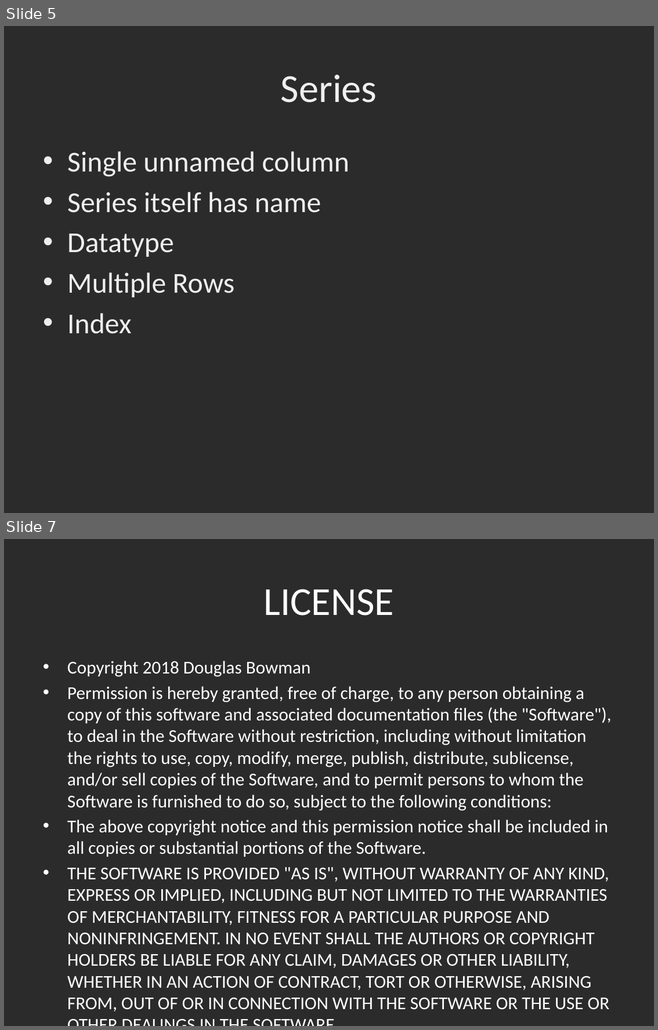
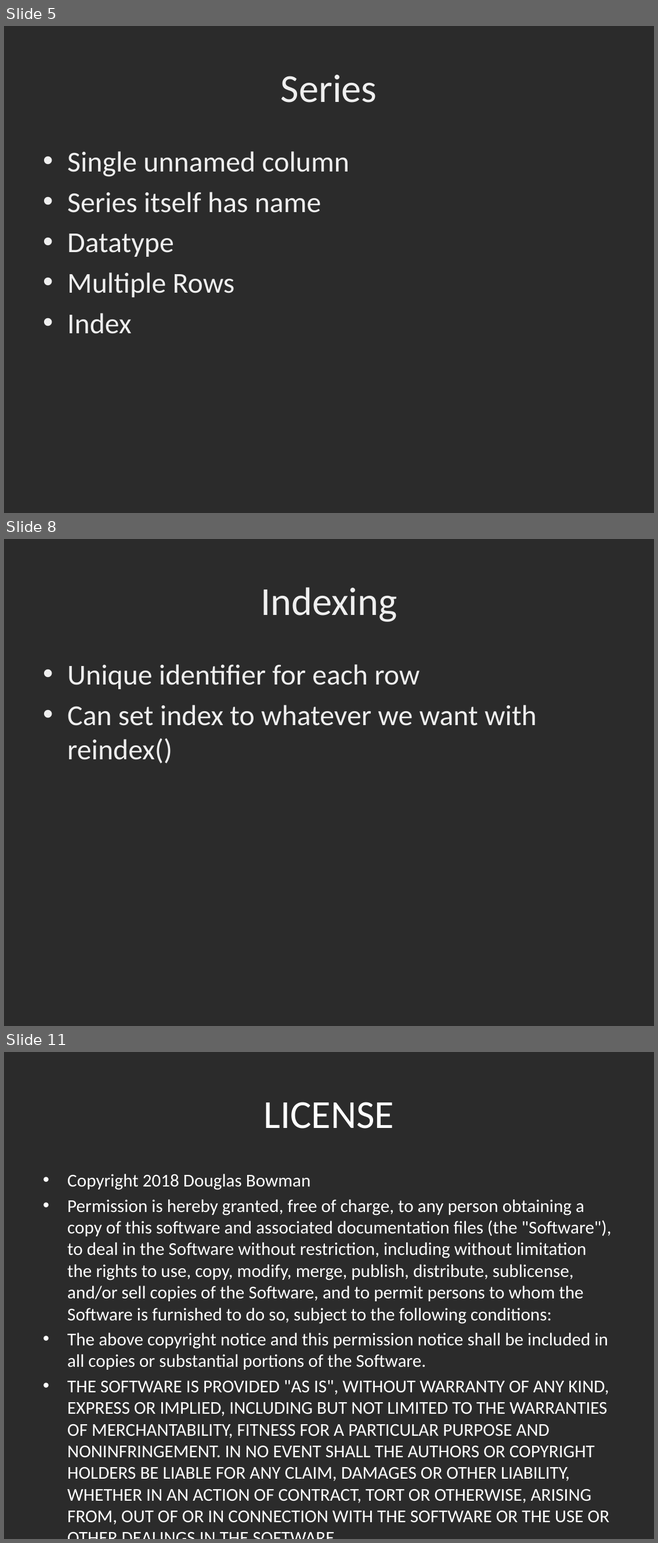
Before and after one commit to dbowmans46/PracticalProgramming, a slide deck: Session 7 - Python/Instructional Material/Session 7 – Python Pandas Data Wrangling.pptx. Shown one above the other, each under a label of ours: slides 5 and 7 before the commit, slides 5, 8 and 11 after it; the slides between them are not shown. The pictures are 658x1030 and 658x1543 pixels, drawn with LibreOffice and Linux fonts; fonts in the diff are those of the drawing; background and template pictures are left out; a plain dark background stands for a picture behind light text. Boxes give left, top, right and bottom in pixels: in the first picture for what was removed or moved away, otherwise in the second. Text is boxed around its words. In the diff, an @@ line names an element or a change of style, - is before the commit and + after.

```diff
--- a/Session 7 - Python/Instructional Material/Session 7 – Python Pandas Data Wrangling.pptx
+++ b/Session 7 - Python/Instructional Material/Session 7 – Python Pandas Data Wrangling.pptx
@@ slide 8 added at bbox=[4, 539, 654, 1026], background picture (left out) @@
@@ title added at bbox=[260, 587, 397, 622], 44 pt, text #EFEFEF @@
+Indexing
@@ text added at bbox=[67, 664, 536, 763], 32 pt, text #EFEFEF @@
+• Unique identifier for each row
+• Can set index to whatever we want with reindex()
@@ what was slide 7 is now slide 11 @@
```
Also in this commit, not shown: 2 slides changed, 3 other slides added.
